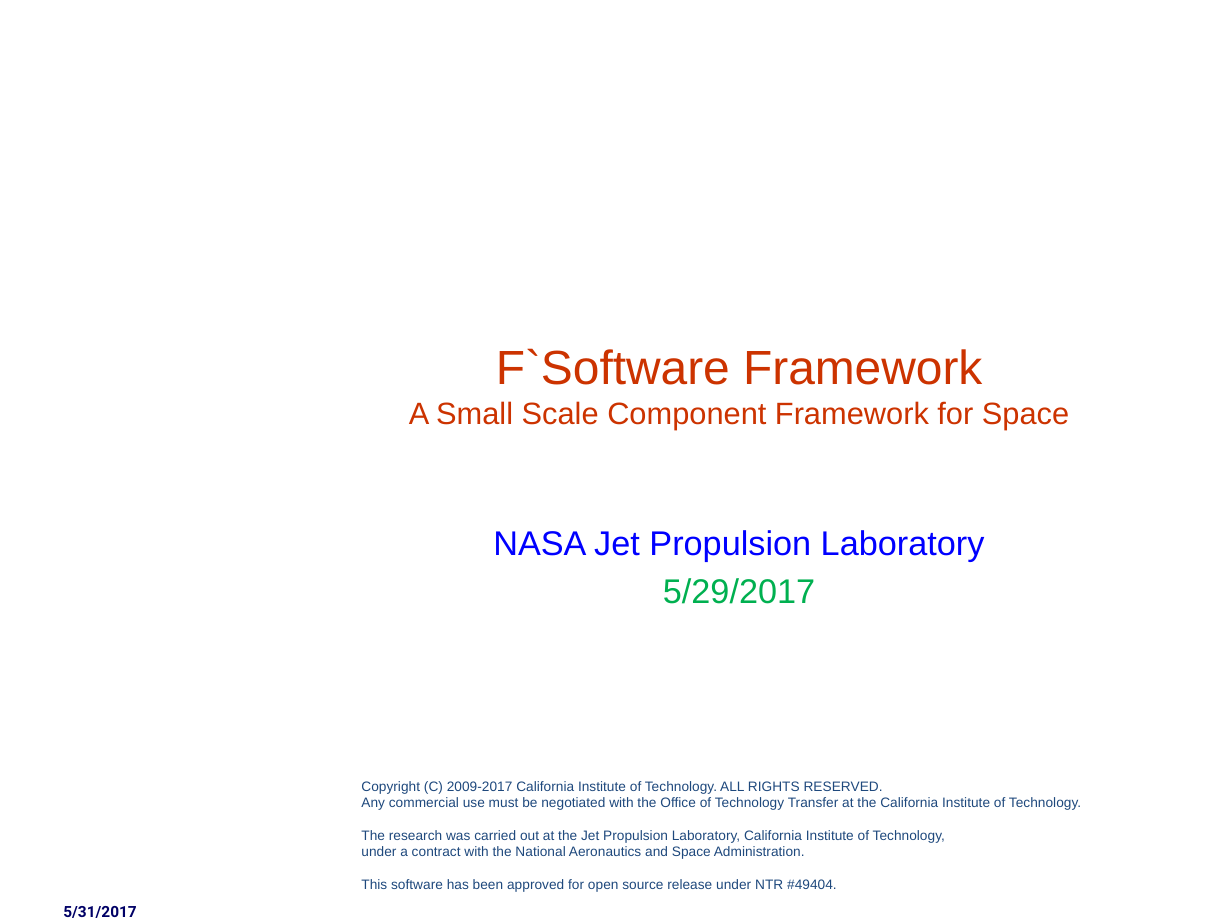
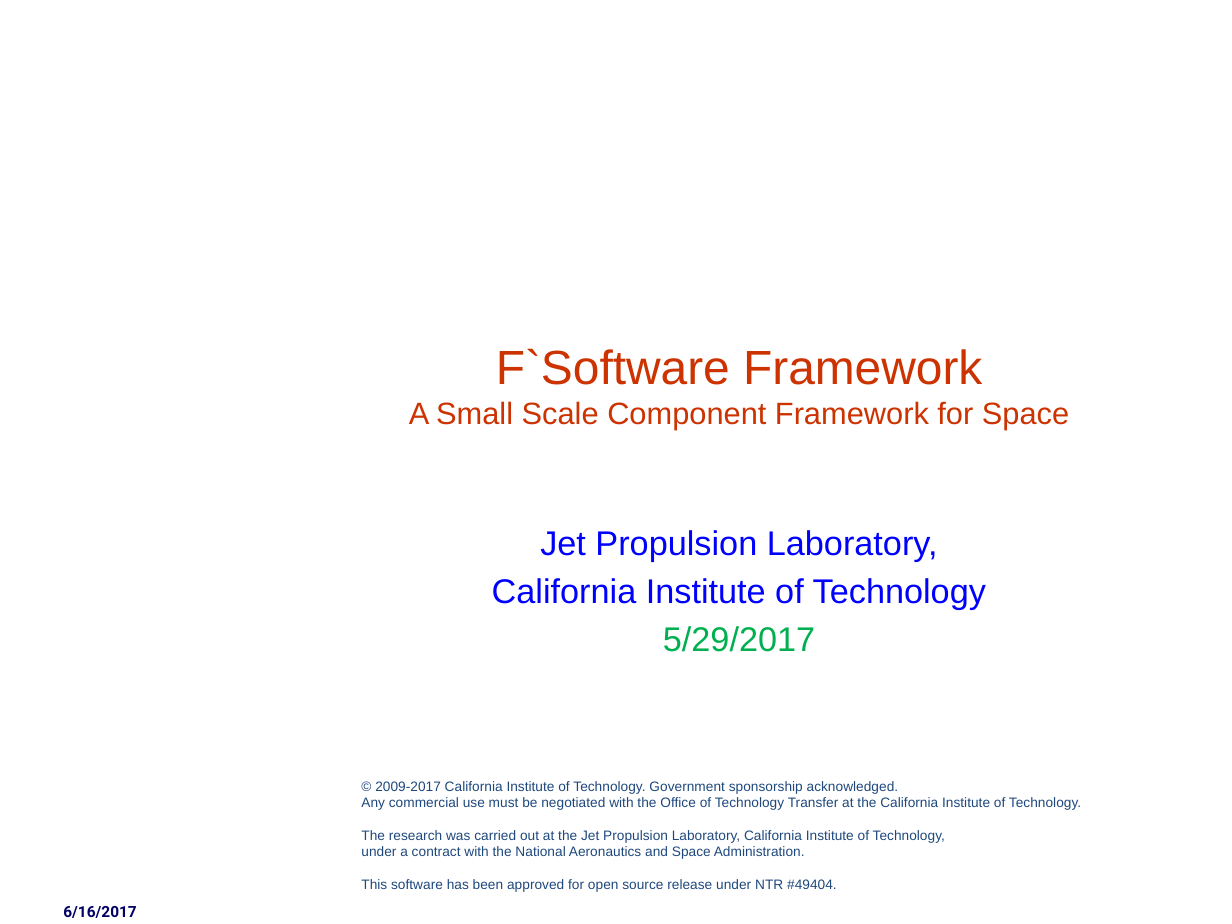
Before and after one commit to christianjeromeilustre/fprime-control, a slide deck: slide 1 of docs/Architecture/FPrimeArchitectureShort.pptx. Drawn at 1232x924 pixels with LibreOffice and Linux fonts; fonts in the diff are those of the drawing; background and template pictures are left out. Boxes give left, top, right and bottom in pixels: in the first picture for what was removed or moved away, otherwise in the second. Text is boxed around its words. In the diff, an @@ line names an element or a change of style, - is before the commit and + after.

```diff
--- a/docs/Architecture/FPrimeArchitectureShort.pptx
+++ b/docs/Architecture/FPrimeArchitectureShort.pptx
@@ subtitle at [492, 530, 986, 610]: text changed @@
-NASA Jet Propulsion Laboratory
+Jet Propulsion Laboratory,
+California Institute of Technology
@@ text at [375, 781, 899, 794]: text changed @@
-Copyright (C) 2009-2017 California Institute of Technology. ALL RIGHTS RESERVED.
+© 2009-2017 California Institute of Technology. Government sponsorship acknowledged.
@@ text at [63, 906, 136, 918]: text changed @@
-5/31/2017
+6/16/2017
```
Also in this commit, not shown: 6 other files.
